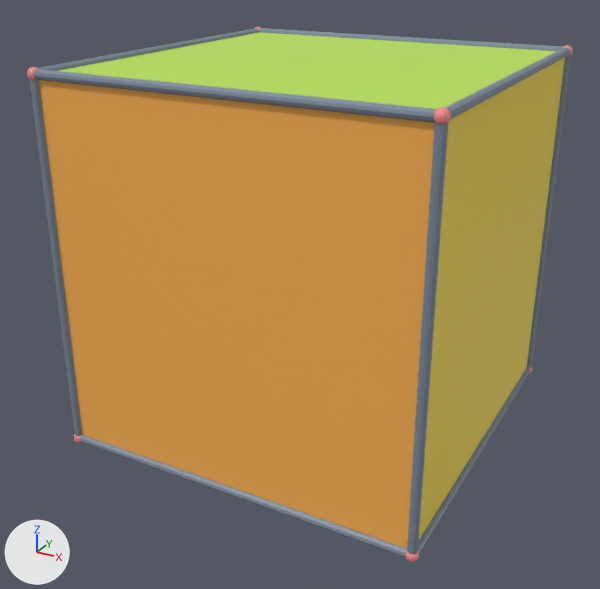
An edit to the glTF model models/lapphuong.glb, drawn before and after from the same camera.
Before and after are seen from a camera (50 mm lens) standing at (0.651, -1.588, 0.526) and looking at (-0.017, -0.375, -0.081). The lights are fixed; the arrows at lower left show +X, +Y and +Z. The first picture is the older version. Where no turn or scale is listed for an object, it has been applied to the vertices.

In view in the first picture: 'geometry_1', 'geometry_10', 'geometry_11', 'geometry_12', 'geometry_13', 'geometry_14', 'geometry_15', 'geometry_16', 'geometry_17', 'geometry_3', 'geometry_4', 'geometry_9' and 5 more.
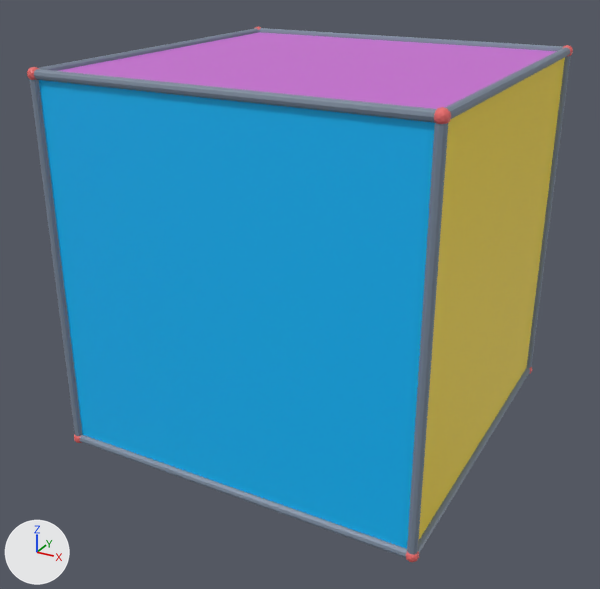
The edits, one by one:
me_geometry_1 has 4 vertices, 2 faces and spans x -0.325..0.325, y -0.65, z -0.325..0.325.
me_geometry_1 is used by ob_geometry_1; location (0.0, 0.0, 0.0).
me_geometry_1 part 1: 2 faces centred in x -0.108..0.108, y -0.65, z -0.108..0.108 are repainted in the vertex colours; the middle colour goes from orange #fcb353 to cyan #00bcff.
me_geometry_4 has 4 vertices, 2 faces and spans x -0.325..0.325, y -0.65..0.0, z 0.325.
me_geometry_4 is used by ob_geometry_4; location (0.0, 0.0, 0.0).
me_geometry_4 part 2: 2 faces centred in x -0.108..0.108, y -0.433..-0.217, z 0.325 are repainted in the vertex colours; the middle colour goes from green #bee753 to pink #cd6dd8.

Boxes (x1, y1, x2, y2) around the edits, measured in the pictures (600 x 589 px):
part 1 of me_geometry_1, recoloured (orange to cyan)
    both: (39, 80, 435, 549)
part 2 of me_geometry_4, recoloured (green to pink)
    both: (59, 32, 557, 109)
